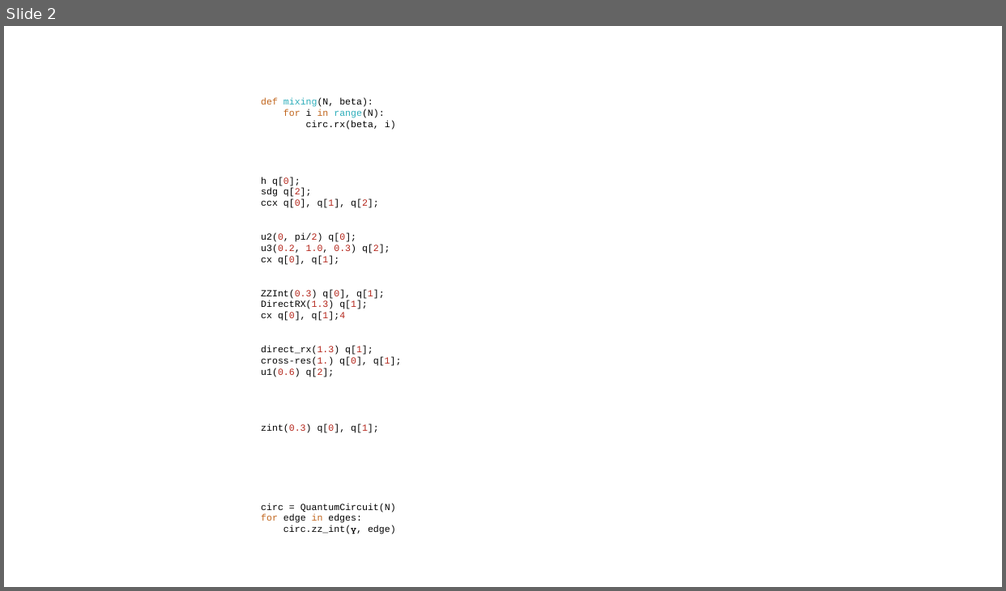
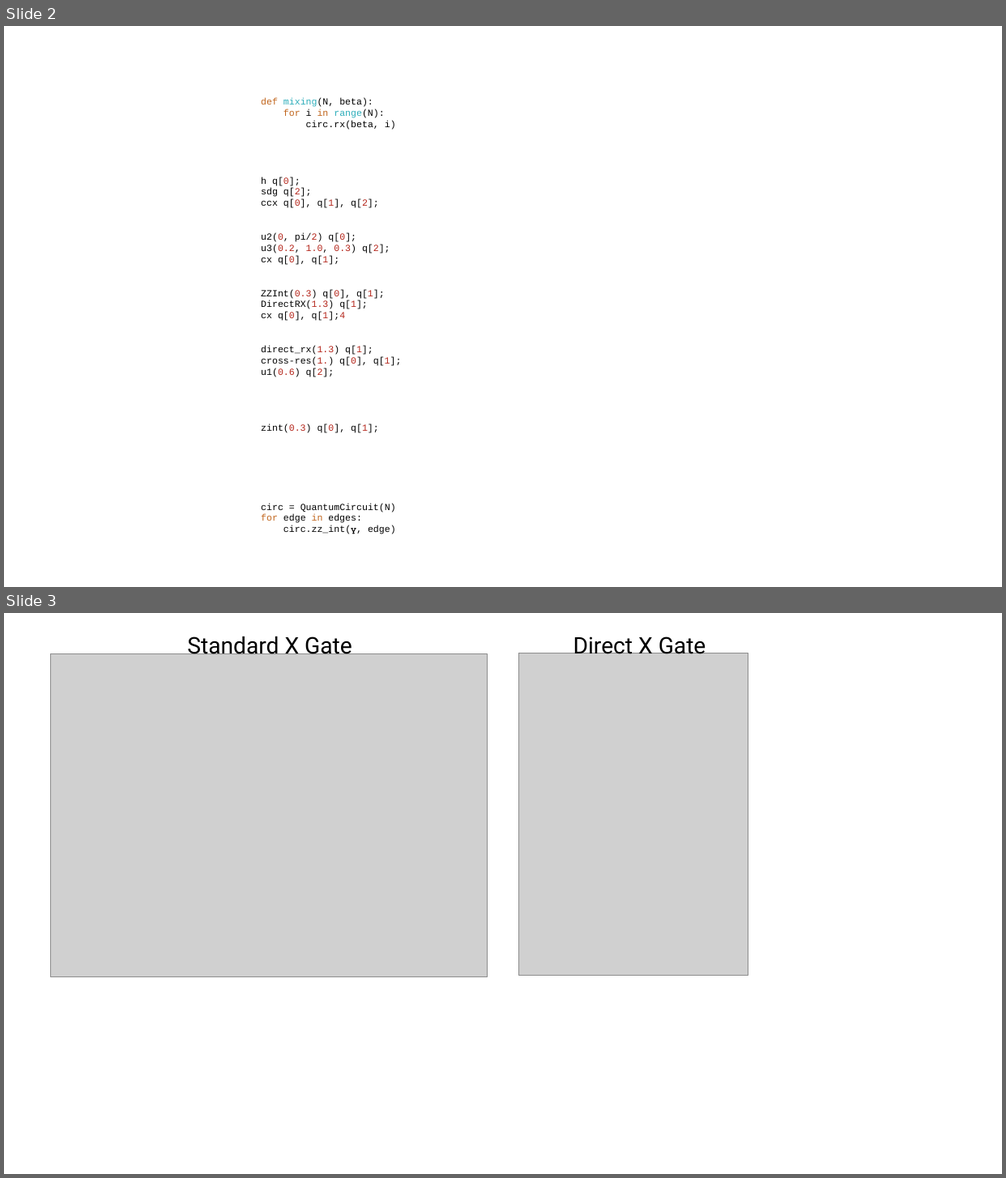
Before and after one commit to singular-value/optimizations_via_openpulse, a slide deck: Figures/Figures.pptx. Shown one above the other, each under a label of ours: slide 2 before the commit, slides 2 and 3 after it. The pictures are 1006x591 and 1006x1178 pixels, drawn with LibreOffice and Linux fonts; fonts in the diff are those of the drawing; grey boxes stand for pictures. Boxes give left, top, right and bottom in pixels: in the first picture for what was removed or moved away, otherwise in the second. Text is boxed around its words. In the diff, an @@ line names an element or a change of style, - is before the commit and + after.

Commit message:
Figure for standard vs. direct x gate

```diff
--- a/Figures/Figures.pptx
+++ b/Figures/Figures.pptx
@@ slide 3 added at (4,613,1002,1174), background #FFFFFF @@
@@ text added at (187,636,352,659), 22 pt, text #000000 @@
+Standard X Gate
@@ text added at (573,636,706,659), 22 pt, text #000000 @@
+Direct X Gate
@@ picture added at (50,654,487,977) @@
@@ picture added at (519,653,749,975) @@
```
Also in this commit, not shown: 4 other files.
